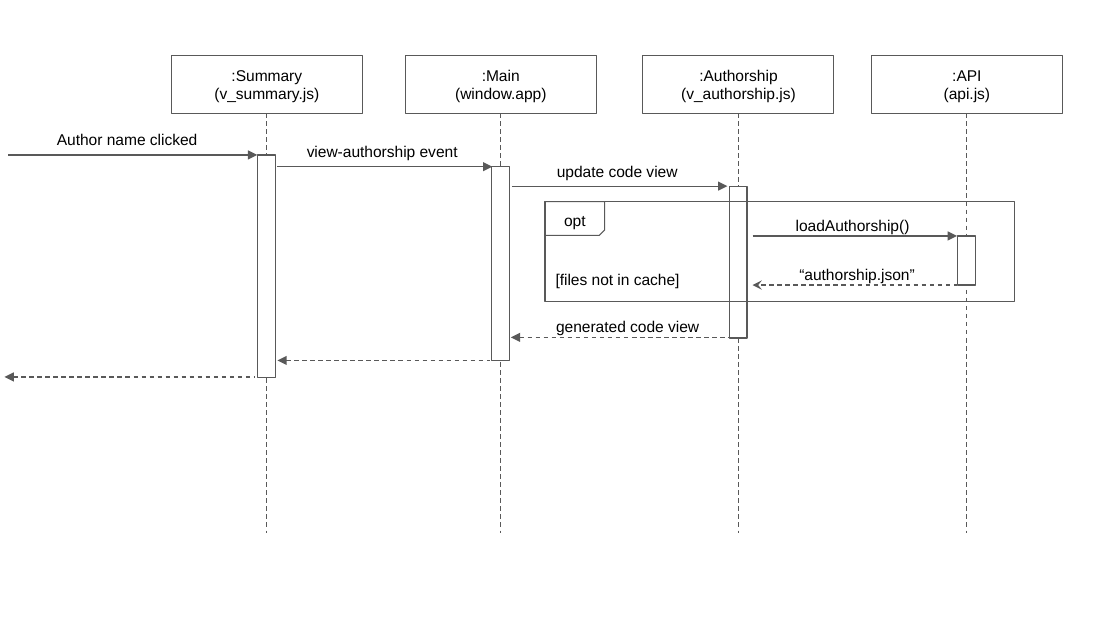
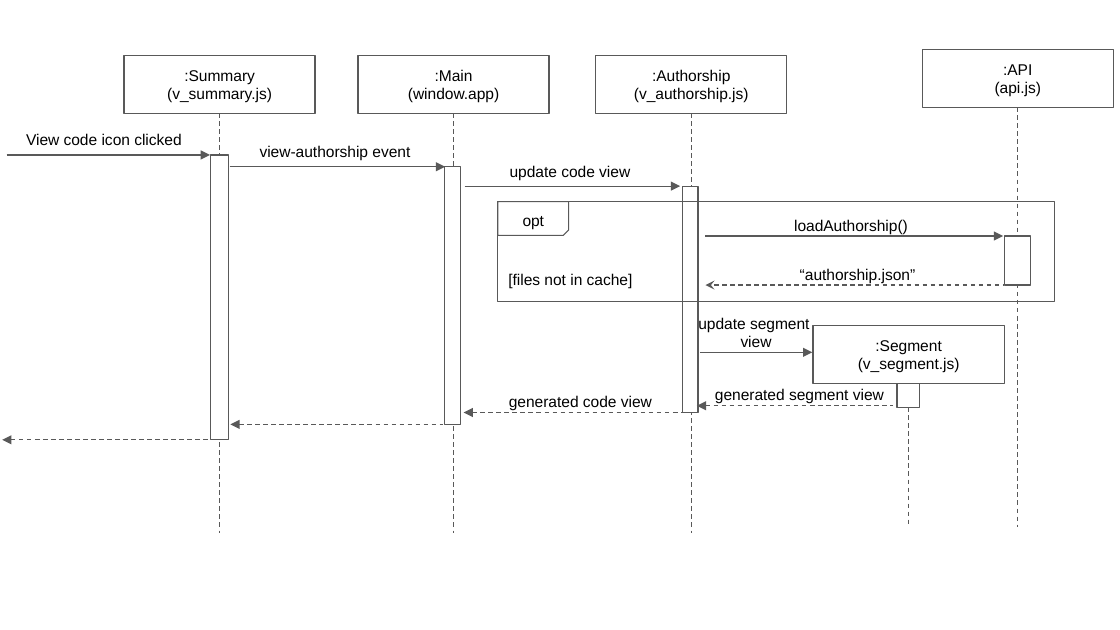
Before and after one commit to reposense/RepoSense, a slide deck: slide 1 of docs/diagrams/report-architecture.pptx. Drawn at 1120x630 pixels with LibreOffice and Linux fonts; fonts in the diff are those of the drawing. Boxes give left, top, right and bottom in pixels: in the first picture for what was removed or moved away, otherwise in the second. Text is boxed around its words. In the diff, an @@ line names an element or a change of style, - is before the commit and + after.

```diff
--- a/docs/diagrams/report-architecture.pptx
+++ b/docs/diagrams/report-architecture.pptx
@@ rectangle ":API" moved from (x1=871, y1=55, x2=1063, y2=113) to (x1=922, y1=49, x2=1113, y2=108) @@
@@ line moved from (967, 113) - (967, 533) to (1018, 108) - (1018, 528) @@
@@ text at (x1=26, y1=133, x2=181, y2=145): text changed @@
-Author name clicked
+View code icon clicked
@@ arrow moved from (8, 155) - (258, 155) to (7, 155) - (211, 155) @@
@@ rectangle resized from (x1=258, y1=155, x2=276, y2=377) to (x1=211, y1=155, x2=228, y2=439) @@
@@ 3 rectangles, 3 lines, 2 texts, 2 arrows moved together from (x1=171, y1=55, x2=834, y2=533) to (x1=124, y1=55, x2=787, y2=533) @@
@@ rectangle resized from (x1=492, y1=166, x2=510, y2=361) to (x1=445, y1=166, x2=460, y2=424) @@
@@ rectangle resized from (x1=545, y1=202, x2=1015, y2=301) to (x1=498, y1=202, x2=1055, y2=301) @@
@@ snip rect resized from (x1=545, y1=202, x2=605, y2=235) to (x1=498, y1=202, x2=569, y2=235) @@
@@ text "opt" moved from (x1=564, y1=216, x2=586, y2=229) to (x1=523, y1=216, x2=545, y2=229) @@
@@ rectangle resized from (x1=729, y1=186, x2=747, y2=338) to (x1=682, y1=186, x2=698, y2=412) @@
@@ arrow moved from (753, 236) - (956, 236) to (706, 236) - (1004, 236) @@
@@ rectangle resized from (x1=958, y1=236, x2=976, y2=286) to (x1=1005, y1=236, x2=1030, y2=286) @@
@@ text "[files not in cache]" moved from (x1=556, y1=273, x2=680, y2=288) to (x1=508, y1=273, x2=633, y2=288) @@
@@ arrow moved from (753, 286) - (956, 286) to (706, 286) - (1004, 286) @@
@@ text added at (x1=698, y1=316, x2=809, y2=347), 10 pt, text #000000 @@
+update segment
+view
@@ rectangle added at (x1=813, y1=325, x2=1005, y2=383), outline #595959 0.75 pt, 10 pt, text #000000 @@
+:Segment
+(v_segment.js)
@@ arrow added from (700, 353) to (812, 353), #595959 0.75 pt @@
@@ text added at (x1=715, y1=388, x2=884, y2=403), 10 pt, text #000000 @@
+generated segment view
@@ rectangle added at (x1=897, y1=383, x2=920, y2=407), fill #FFFFFF, outline #595959 0.75 pt @@
@@ line added from (908, 383) to (908, 528), #595959 0.75 pt dashed @@
@@ arrow moved from (511, 337) - (734, 337) to (464, 412) - (687, 412) @@
@@ text "generated code view" moved from (x1=556, y1=320, x2=699, y2=335) to (x1=509, y1=395, x2=652, y2=410) @@
@@ arrow added from (893, 405) to (697, 405), #595959 0.75 pt dashed @@
@@ arrow moved from (4, 377) - (254, 377) to (2, 440) - (208, 440) @@
@@ arrow moved from (278, 361) - (491, 361) to (231, 424) - (444, 424) @@
```
Also in this commit, not shown: 1 other slide changed, 1 slide added, 4 other files.
